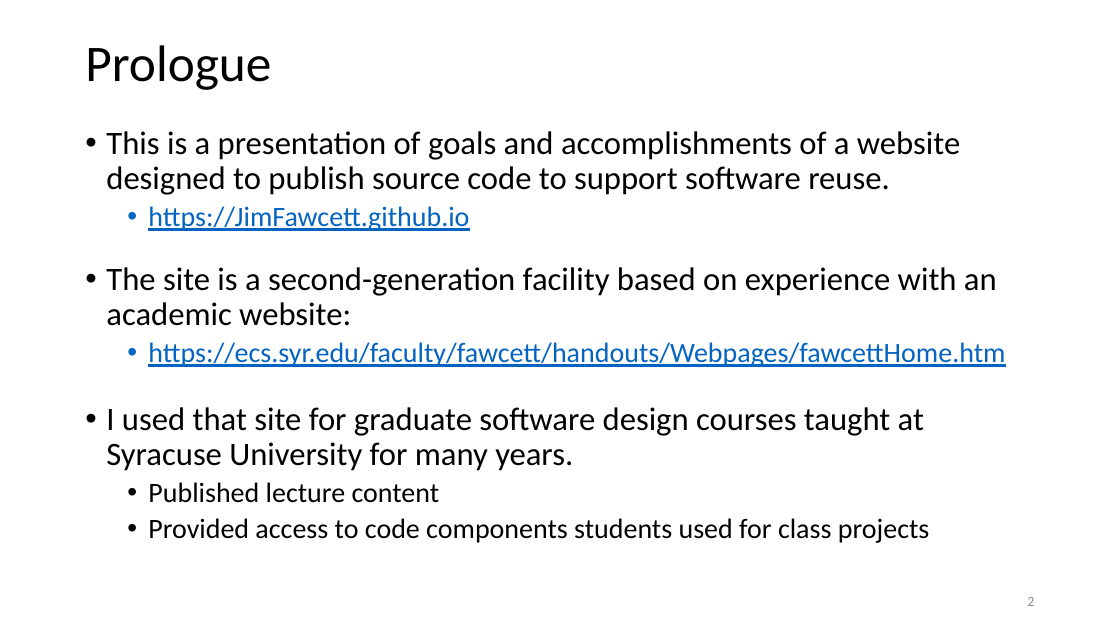
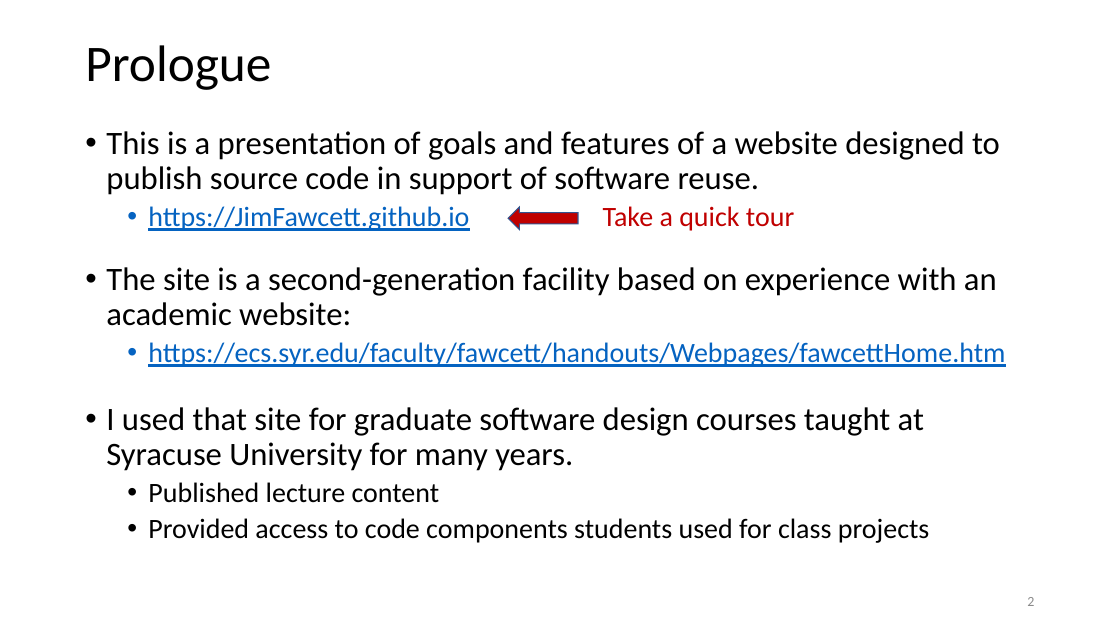
Before and after one commit to JimFawcett/JimFawcett.github.io, a slide deck: slide 2 of Resources/PublishingSourceCode.pptx. Drawn at 1120x630 pixels with LibreOffice and Linux fonts; fonts in the diff are those of the drawing. Boxes give left, top, right and bottom in pixels: in the first picture for what was removed or moved away, otherwise in the second. Text is boxed around its words. In the diff, an @@ line names an element or a change of style, - is before the commit and + after.

```diff
--- a/Resources/PublishingSourceCode.pptx
+++ b/Resources/PublishingSourceCode.pptx
@@ text at (106, 131, 1000, 231): text changed @@
-• This is a presentation of goals and accomplishments of a website designed to publish source code to support software reuse.
-  • https://JimFawcett.github.io
+• This is a presentation of goals and features of a website designed to publish source code in support of software reuse.
+  • https://JimFawcett.github.io Take a quick tour
@@ right arrow added at (508, 207, 578, 229), fill #C00000, outline #325491 1 pt @@
```
Also in this commit, not shown: 6 other slides changed, 6 other files.
